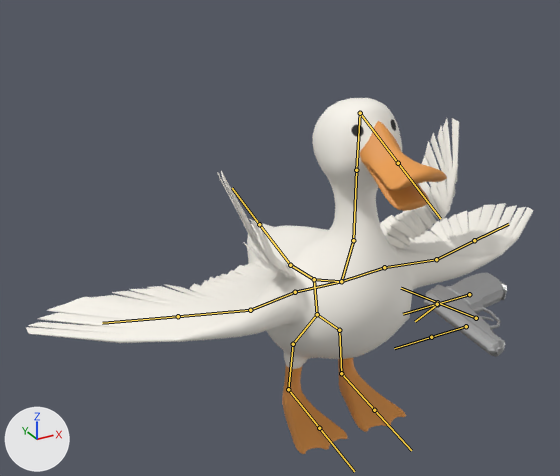
Two versions of the FBX model Assets/Public/Animations/duck flying (new model).fbx, one commit apart.
One viewpoint serves both versions: a 50 mm lens placed at (-6.81, -11.3, 8.85), pointed at (-1.09, -0.91, 3.65). Every picture has the same lights, and +X, +Y and +Z are marked at lower left. The bones that bend it are drawn over the model as lines.
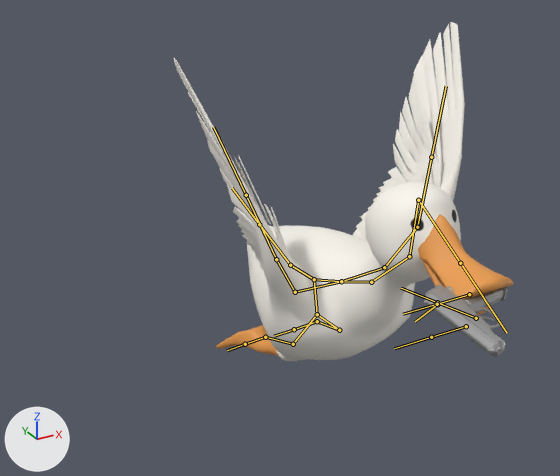
The newer file adds an action. The first version stands in its rest pose; the second is drawn at frame 2 of the action 'Scene'.

Pixel boxes (x1, y1, x2, y2) of what changed, in the pictures (560 x 476 px):
'polySurface14', posed (33% narrower): before (26, 98, 533, 454); after (173, 22, 513, 361)
'polySurface19', posed: before (418, 118, 459, 221); after (403, 111, 443, 188)
'polySurface29', posed (11% narrower): before (217, 171, 279, 270); after (234, 155, 289, 258)
bone 'Bone.019', root to tip: before (293, 344) to (288, 389); after (293, 344) to (265, 337)
bone 'Bone.021', root to tip: before (288, 389) to (319, 428); after (265, 337) to (245, 344)
bone 'Bone.018', root to tip: before (339, 330) to (341, 373); after (339, 330) to (317, 321)
bone 'Bone.020', root to tip: before (341, 373) to (374, 410); after (317, 321) to (294, 329)
bone 'Bone.005', root to tip: before (341, 281) to (353, 240); after (341, 281) to (371, 282)
bone 'Bone.007', root to tip: before (356, 170) to (360, 113); after (409, 256) to (418, 200)
bone 'left wing', root to tip: before (384, 267) to (436, 259); after (384, 267) to (417, 227)
bone 'left wing tip', root to tip: before (436, 259) to (474, 240); after (417, 227) to (431, 157)
bone 'right wing', root to tip: before (295, 292) to (250, 310); after (295, 292) to (276, 259)
bone 'right wing tip', root to tip: before (250, 310) to (178, 316); after (276, 259) to (246, 195)

What the commit changed:
Bone 'Bone.019' (bone_bone_019) turns from (0, 0, 0) to (71, -8, 1) degrees about its own x, y and z.
Bone 'Bone.021' (bone_bone_021) turns from (0, 0, 0) to (66, 0, 0) degrees about its own x, y and z.
Bone 'Bone.018' (bone_bone_018) turns from (0, 0, 0) to (71, 8, -1) degrees about its own x, y and z.
Bone 'Bone.020' (bone_bone_020) turns from (0, 0, 0) to (66, 0, -1) degrees about its own x, y and z.
Bone 'Bone.005' (bone_bone_005) turns from (0, 0, 0) to (-48, 0, 0) degrees about its own x, y and z.
Bone 'Bone.007' (bone_bone_007) turns from (0, 0, 0) to (44, 0, 0) degrees about its own x, y and z.
Bone 'left wing' (bone_left_wing) turns from (0, 0, 0) to (-26, 8, -53) degrees about its own x, y and z.
Bone 'left wing tip' (bone_left_wing_tip) turns from (0, 0, 0) to (-9, -3, -11) degrees about its own x, y and z.
Bone 'right wing' (bone_right_wing) turns from (0, 0, 0) to (-23, -7, 50) degrees about its own x, y and z.
Bone 'right wing tip' (bone_right_wing_tip) turns from (0, 0, 0) to (-5, 5, 15) degrees about its own x, y and z.
